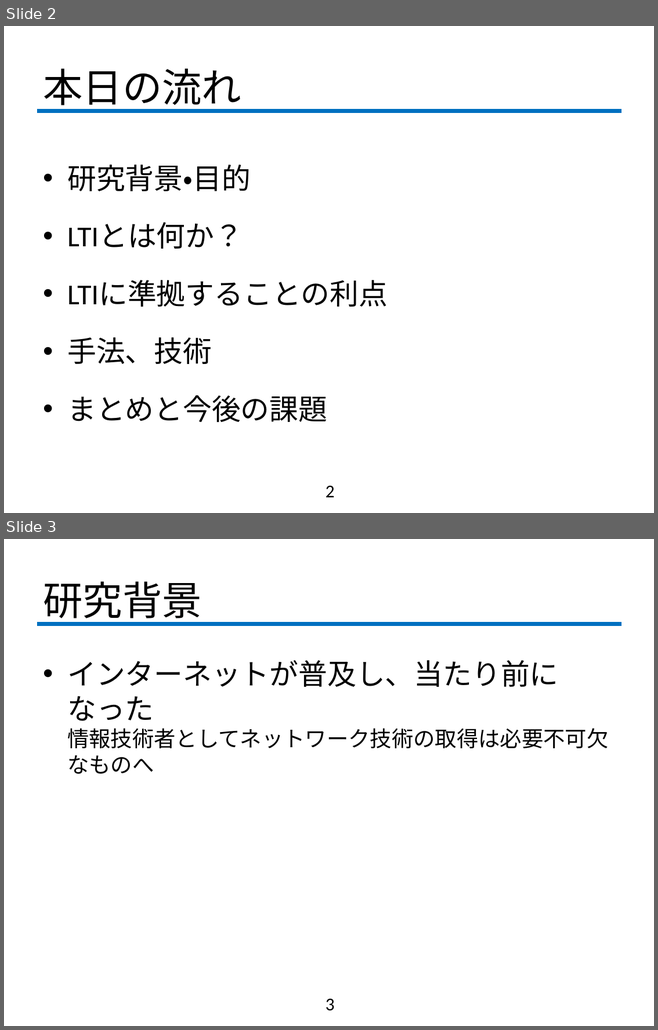
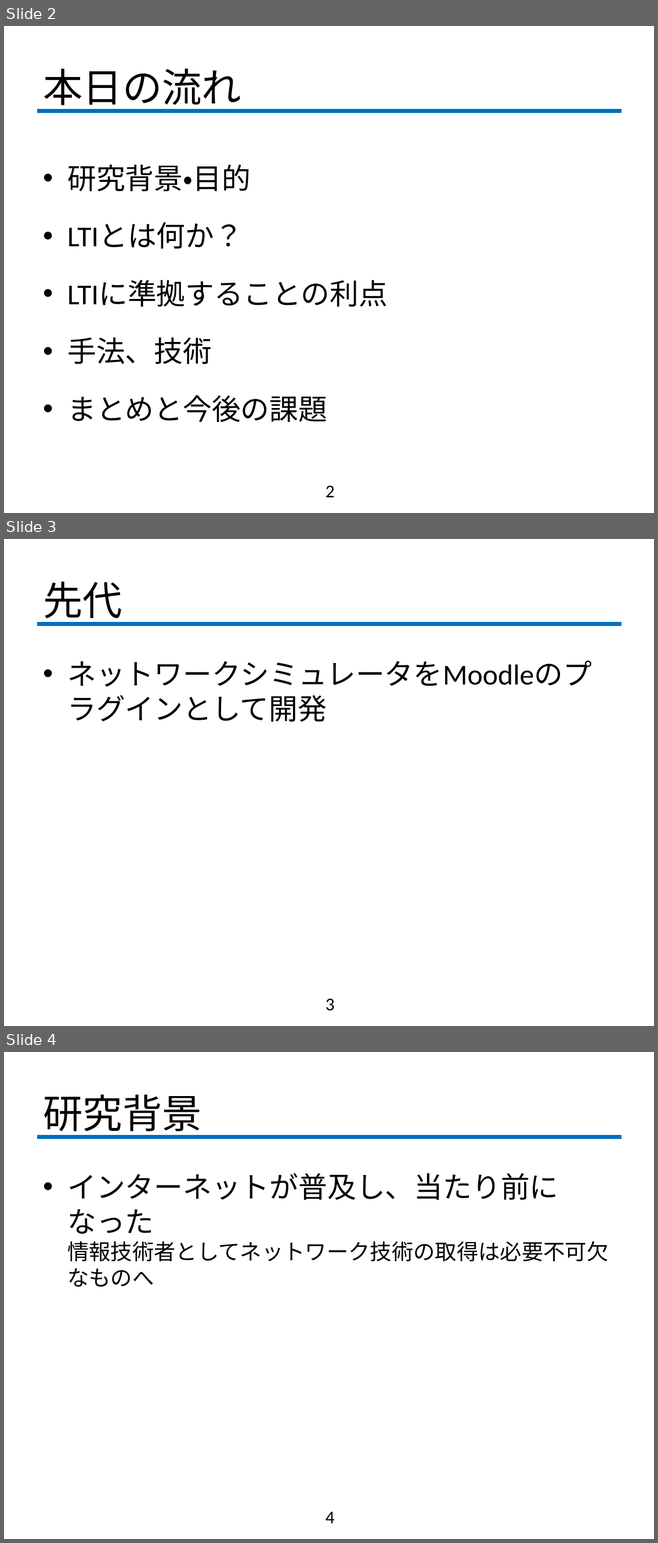
Before and after one commit to fujiLabo/fuji_simu, a slide deck: 中間発表.pptx. Shown one above the other, each under a label of ours: slides 2 and 3 before the commit, slides 2, 3 and 4 after it. The pictures are 658x1030 and 658x1543 pixels, drawn with LibreOffice and Linux fonts; fonts in the diff are those of the drawing; background and template pictures are left out. Boxes give left, top, right and bottom in pixels: in the first picture for what was removed or moved away, otherwise in the second. Text is boxed around its words. In the diff, an @@ line names an element or a change of style, - is before the commit and + after.

```diff
--- a/中間発表.pptx
+++ b/中間発表.pptx
@@ slide 3 added at [4,539,654,1026], background #FFFFFF; not listed: 1 template element that a slide beside it also shows @@
@@ title added at [43,581,122,625], 44 pt, text #000000 @@
+先代
@@ text added at [67,660,592,687], 32 pt, text #000000 @@
+• ネットワークシミュレータをMoodleのプラグインとして開発
@@ page number added at [325,998,335,1011], 20 pt, text #000000 @@
+3
@@ what was slide 3 is now slide 4 @@
@@ page number at [325,1512,335,1524]: text changed @@
-3
+4
```
Also in this commit, not shown: 1 slide changed, 5 other slides added.
